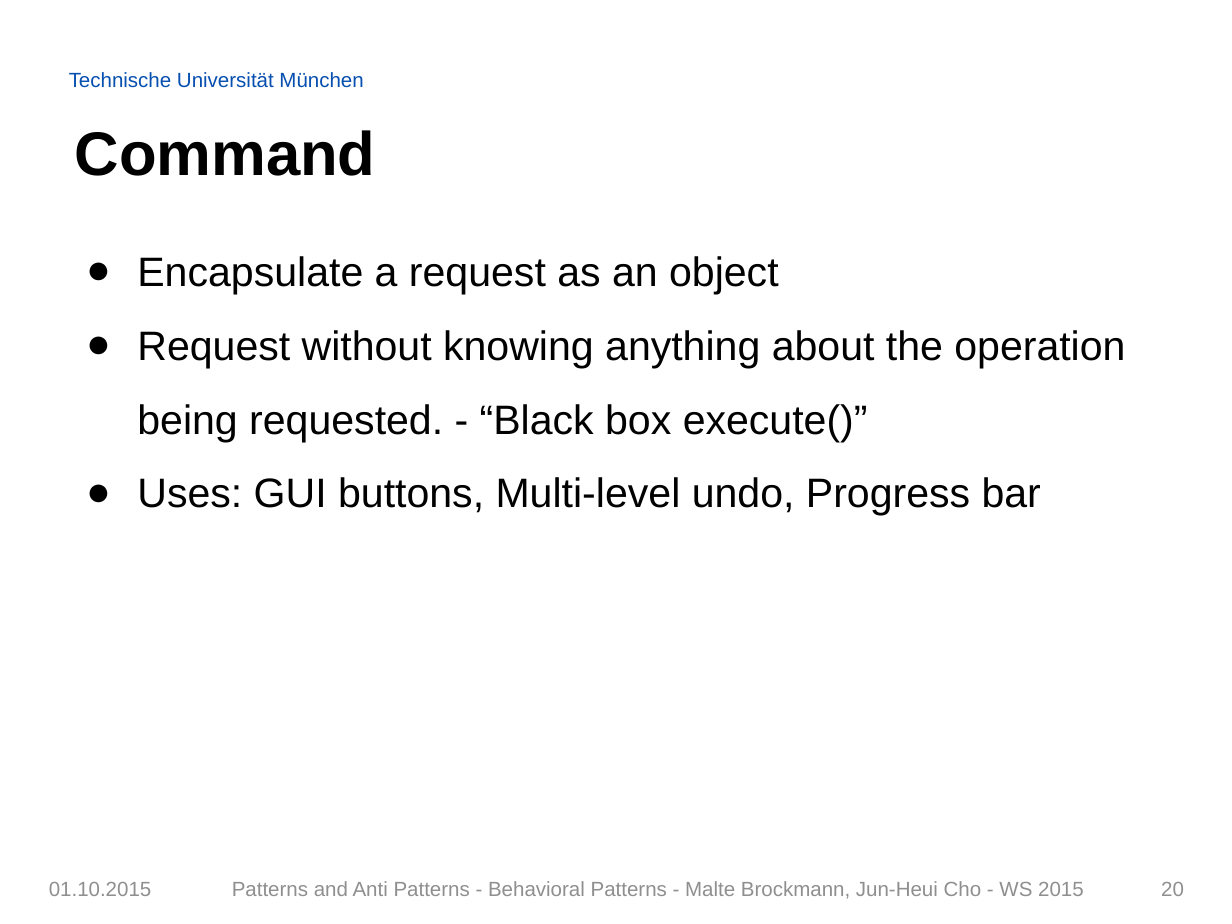
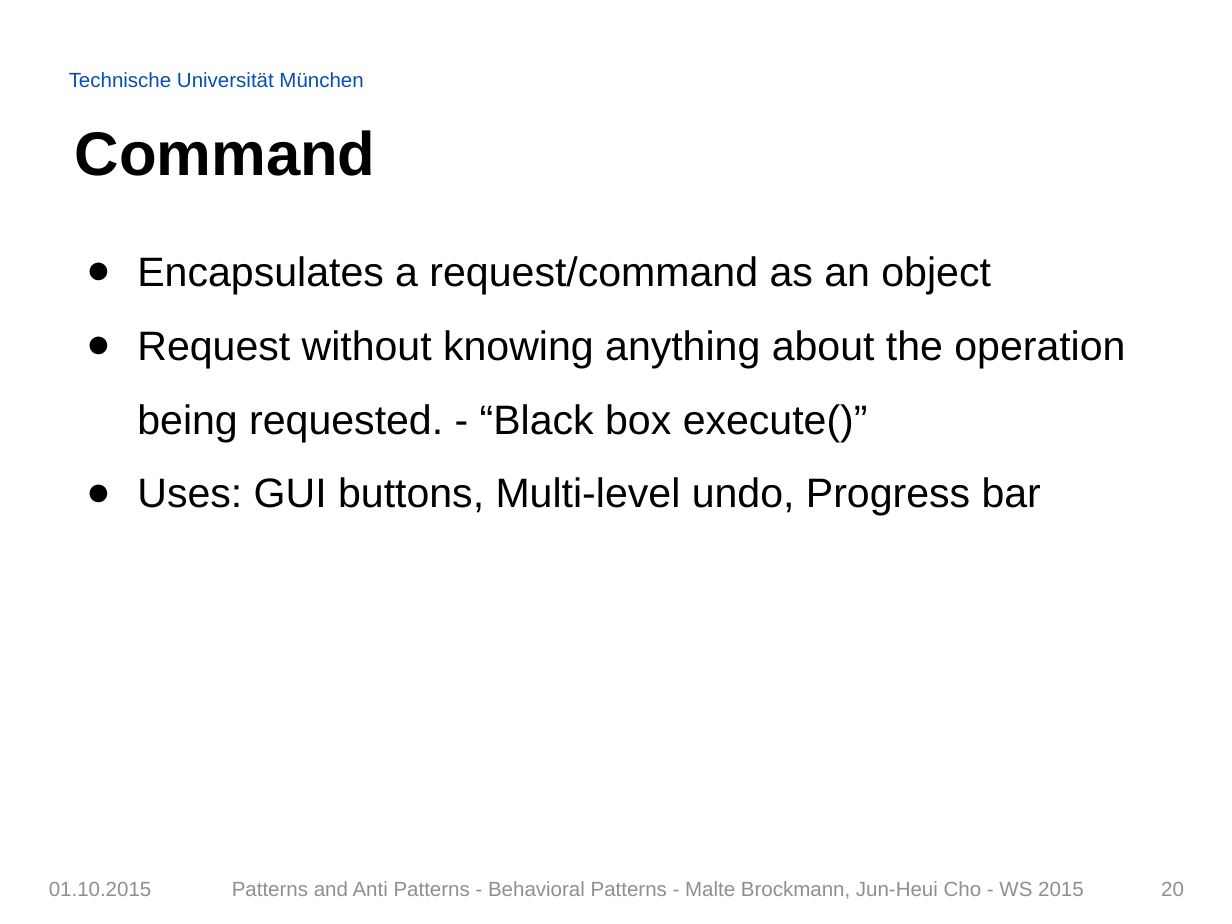
Before and after one commit to Painted6/Behavioral-design-patterns, a slide deck: slide 20 of Behavioral Patterns - JS Patterns and Anti Patterns.pptx. Drawn at 1232x924 pixels with LibreOffice and Linux fonts; fonts in the diff are those of the drawing; background and template pictures are left out. Boxes give left, top, right and bottom in pixels: in the first picture for what was removed or moved away, otherwise in the second. Text is boxed around its words. In the diff, an @@ line names an element or a change of style, - is before the commit and + after.

Commit message:
Reworked Command pattern

```diff
--- a/Behavioral Patterns - JS Patterns and Anti Patterns.pptx
+++ b/Behavioral Patterns - JS Patterns and Anti Patterns.pptx
@@ text at <box>137,256,991,294</box>: text changed @@
-● Encapsulate a request as an object
+● Encapsulates a request/command as an object
```
Also in this commit, not shown: 4 other slides changed, 1 other file.
